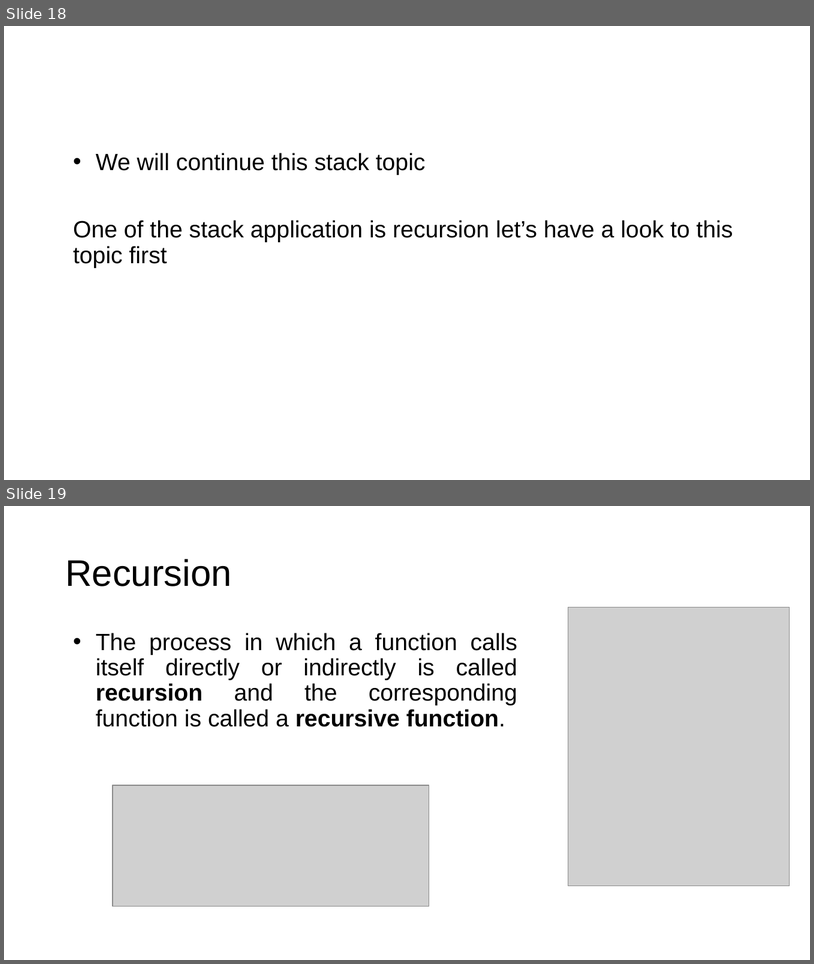
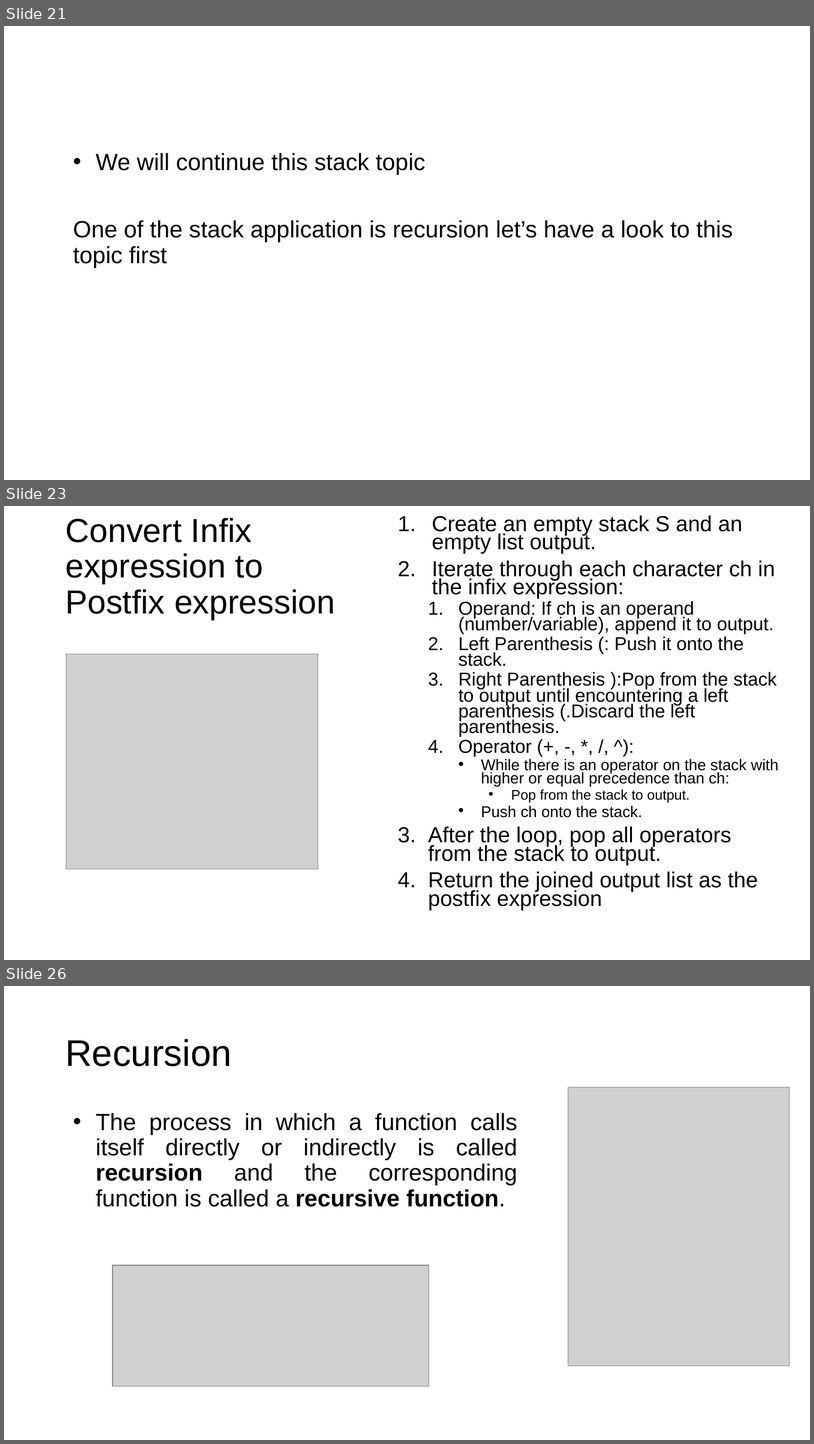
Before and after one commit to MuxammilSidd/FAST-KHI-Semester-3, a slide deck: Data Structures (Theory)/Slides/Ms. Rafia's GCR/DSA Week#04-05 Ms.Rafia.pptx. Shown one above the other, each under a label of ours: slides 18 and 19 before the commit, slides 21, 23 and 26 after it; the slides between them are not shown. The pictures are 814x964 and 814x1444 pixels, drawn with LibreOffice and Linux fonts; fonts in the diff are those of the drawing; grey boxes stand for pictures. Boxes give left, top, right and bottom in pixels: in the first picture for what was removed or moved away, otherwise in the second. Text is boxed around its words. In the diff, an @@ line names an element or a change of style, - is before the commit and + after.

```diff
--- a/Data Structures (Theory)/Slides/Ms. Rafia's GCR/DSA Week#04-05 Ms.Rafia.pptx
+++ b/Data Structures (Theory)/Slides/Ms. Rafia's GCR/DSA Week#04-05 Ms.Rafia.pptx
@@ slide 23 added at bbox=[4, 506, 810, 960], background #FFFFFF @@
@@ title added at bbox=[65, 517, 335, 620], 39.6 pt, text #000000 @@
+Convert Infix expression to Postfix expression
@@ text added at bbox=[428, 515, 779, 909], 22.2 pt, text #000000 @@
+1. Create an empty stack S and an empty list output.
+2. Iterate through each character ch in the infix expression:
+  1. Operand: If ch is an operand (number/variable), append it to output.
+  2. Left Parenthesis (: Push it onto the stack.
+  3. Right Parenthesis ):Pop from the stack to output until encountering a left parenthesis (.Discard the left parenthesis.
+  4. Operator (+, -, *, /, ^):
+    • While there is an operator on the stack with higher or equal precedence than ch:
+      • Pop from the stack to output.
+    • Push ch onto the stack.
+3. After the loop, pop all operators from the stack to output.
+4. Return the joined output list as the postfix expression
@@ picture added at bbox=[66, 654, 318, 868] @@
@@ what was slide 18 is now slide 21 @@
@@ what was slide 19 is now slide 26 @@
```
Also in this commit, not shown: 1 slide changed, 6 other slides added, 45 other files.
